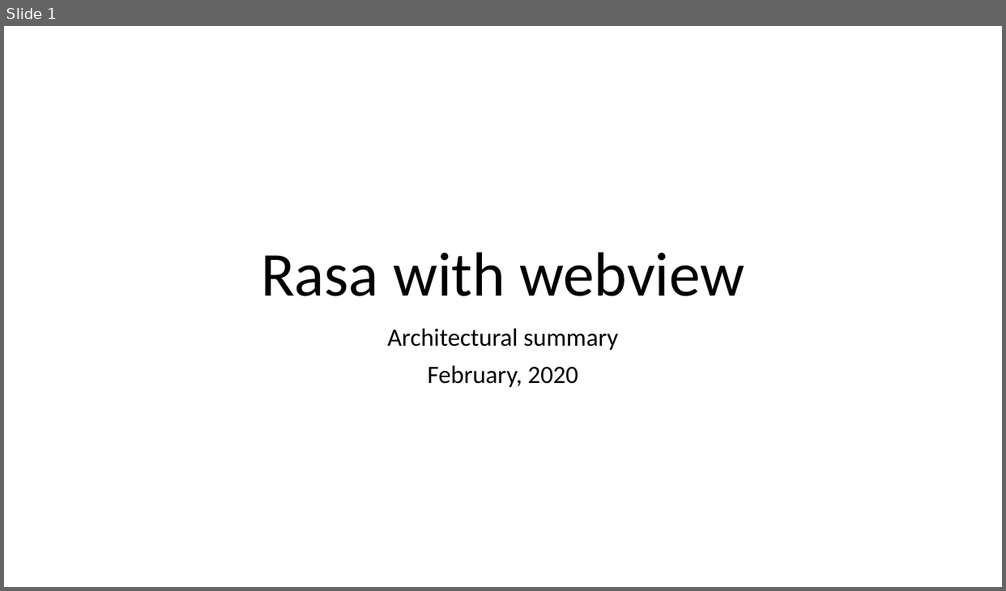
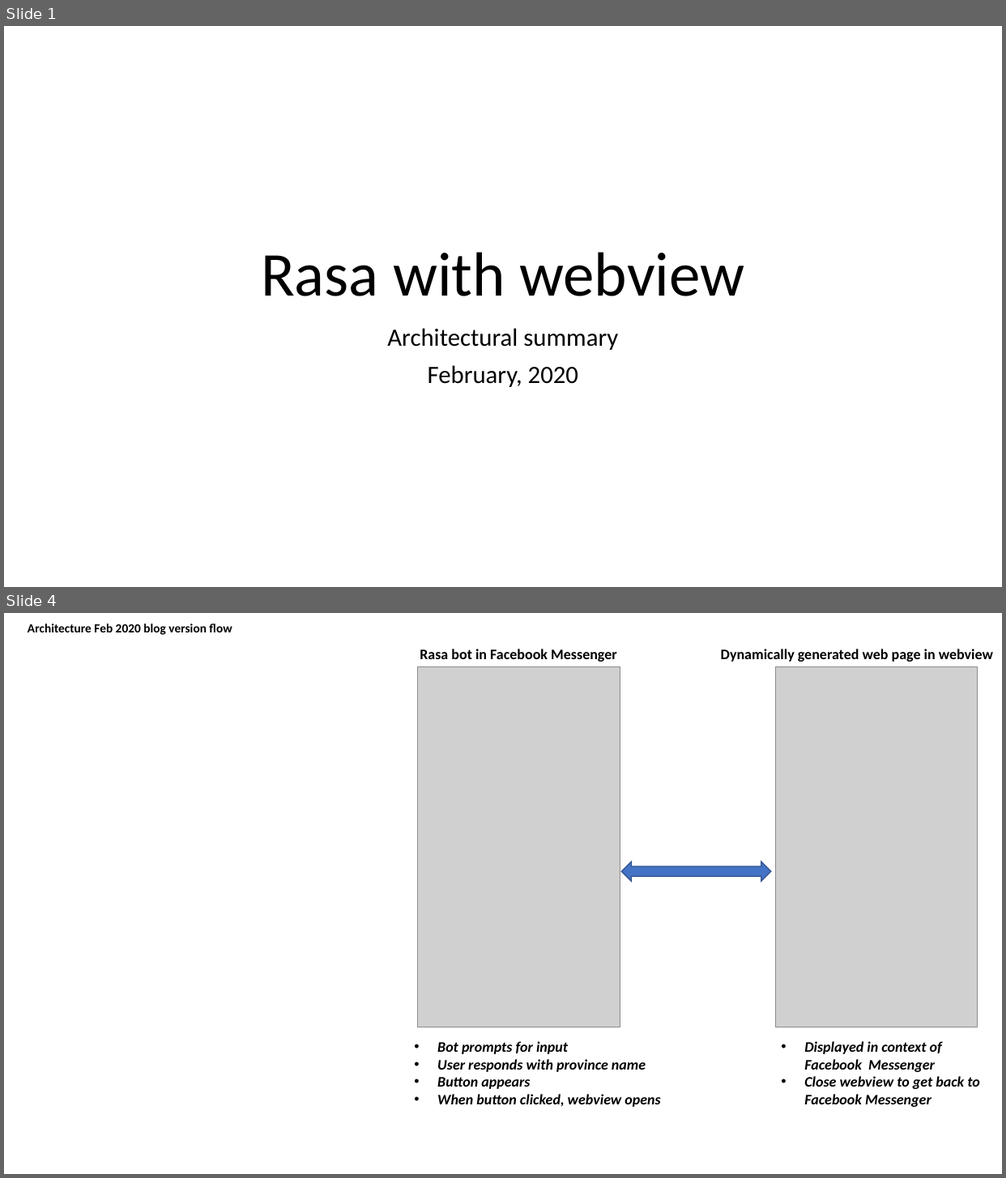
Before and after one commit to ryanmark1867/webview_rasa_example, a slide deck: media/architecture_feb_2020.pptx. Shown one above the other, each under a label of ours: slide 1 before the commit, slides 1 and 4 after it; the slides between them are not shown. The pictures are 1006x591 and 1006x1178 pixels, drawn with LibreOffice and Linux fonts; fonts in the diff are those of the drawing; grey boxes stand for pictures. Boxes give left, top, right and bottom in pixels: in the first picture for what was removed or moved away, otherwise in the second. Text is boxed around its words. In the diff, an @@ line names an element or a change of style, - is before the commit and + after.

```diff
--- a/media/architecture_feb_2020.pptx
+++ b/media/architecture_feb_2020.pptx
@@ slide 4 added at (4, 613, 1002, 1174), background #FFFFFF @@
@@ text added at (27, 624, 232, 635), 12 pt, text #000000, bold @@
+Architecture Feb 2020 blog version flow
@@ text added at (420, 649, 617, 662), 14 pt, text #000000, bold @@
+Rasa bot in Facebook Messenger
@@ text added at (721, 649, 993, 662), 14 pt, text #000000, bold @@
+Dynamically generated web page in webview
@@ picture added at (418, 667, 620, 1027) @@
@@ picture added at (775, 667, 978, 1027) @@
@@ left right arrow added at (621, 862, 771, 881), fill #4472C4, outline #325491 1 pt @@
@@ text added at (437, 1041, 660, 1107), 14 pt, text #000000, bold, italic @@
+• Bot prompts for input
+• User responds with province name
+• Button appears
+• When button clicked, webview opens
@@ text added at (804, 1041, 980, 1107), 14 pt, text #000000, bold, italic @@
+• Displayed in context of Facebook Messenger
+• Close webview to get back to Facebook Messenger
```
Also in this commit, not shown: 1 slide changed, 1 other slide added, 1 slide removed, 18 other files.
